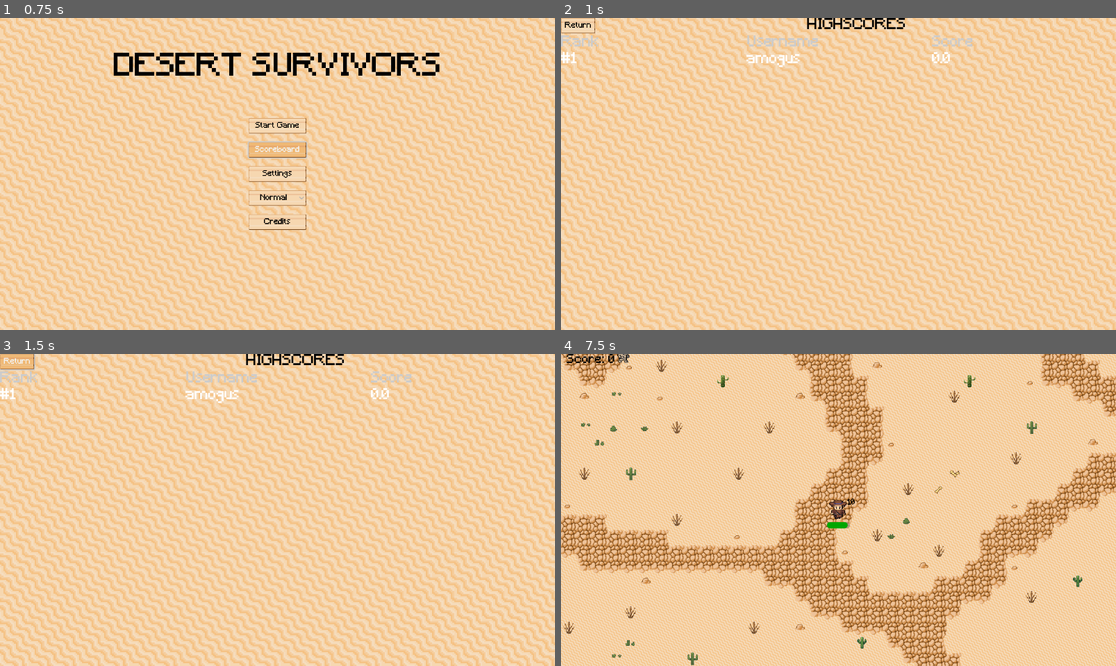
Above: before the commit, frames 1-4 (two rows, left to right).
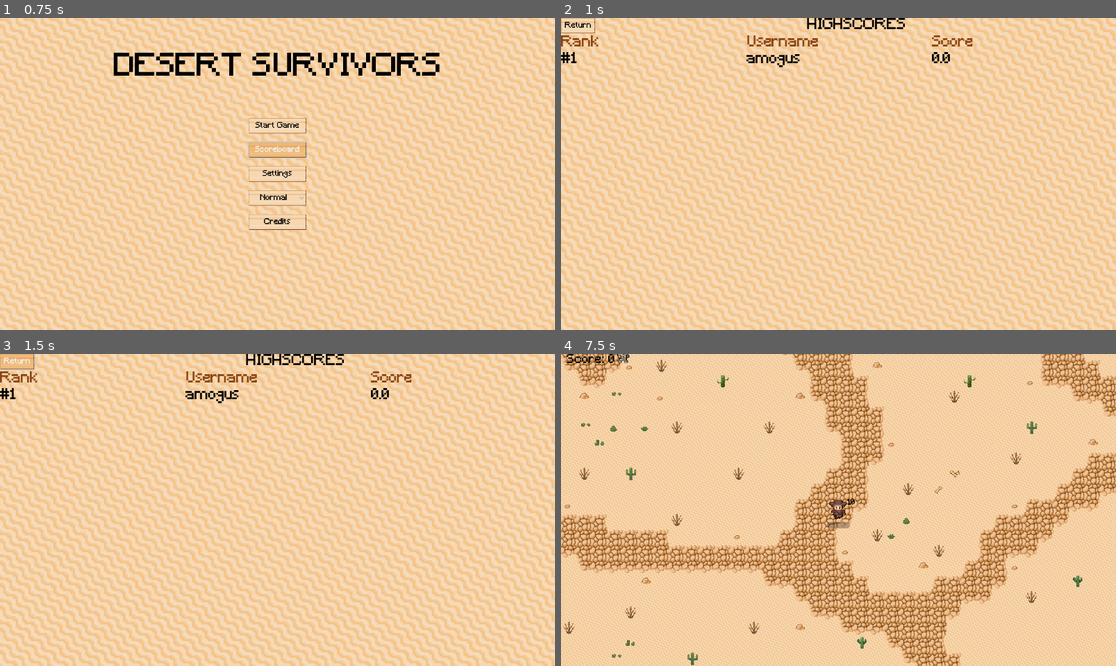
Above: after the commit, the same moments.

Repository: elloco02/gae-final-assignment
Game: Godot game, scene res://main_menu/main_menu.tscn
Same seed, same stepped clock (60 frames per second), same inputs: the game is played once before the commit and once after it. Sound files missing from this copy of the repository are replaced by a short silence.
Inputs (mouse positions are in pixels of both pictures, inside the frame that each line leads up to):
- Up to frame 1 (0.75 s): click "Scoreboard" at 0.5 s
- Up to frame 2 (1 s): no input
- Up to frame 3 (1.5 s): click "Return" at 1.25 s
- Up to frame 4 (7.5 s): click "Start Game" at 2 s; tap Enter at 2.75 s; move the mouse to (960, 494) at 2.77 s; hold D (right) 2.78-3.53 s; click (960, 494) at 2.85 s; move the mouse to (727, 525) at 3.52 s; hold S (down) 3.53-4.28 s; click (727, 525) at 3.6 s; move the mouse to (894, 441) at 4.27 s; hold D (right) 4.28-5.03 s; click (894, 441) at 4.35 s; move the mouse to (810, 572) at 5.02 s; hold W (up) 5.03-5.78 s; click (810, 572) at 5.1 s; move the mouse to (1005, 556) at 5.77 s; hold A (left) 5.78-7.28 s; click (1005, 556) at 5.85 s; tap R (reload) at 6.4 s; move the mouse to (672, 463) at 6.52 s; click (672, 463) at 6.6 s; move the mouse to (866, 510) at 7.27 s; hold S (down) from 7.28 s (still down); click (866, 510) at 7.35 s

Frame 1 is identical in both runs. In frame 2, 0.8% of the frame differs, in the area x 0-75%, y 5-16%; in frame 3, 0.8%; in frame 4, less than 0.1%.

Commit message:
added bg

Diff:
--- a/neues-spiel/death_screen/death_screen.tscn
+++ b/neues-spiel/death_screen/death_screen.tscn
@@ -1,6 +1,8 @@
-[gd_scene load_steps=4 format=3 uid="uid://dttmuvle25sxv"]
+[gd_scene load_steps=6 format=3 uid="uid://dttmuvle25sxv"]
 
+[ext_resource type="Theme" uid="uid://b5yn6363jrcyb" path="res://assets/fonts/default.tres" id="1_03nxu"]
 [ext_resource type="Script" uid="uid://djqqstxi80cqd" path="res://death_screen/death_screen.gd" id="1_s3166"]
+[ext_resource type="Texture2D" uid="uid://c47kvhpulks5y" path="res://assets/Tilemap/TileMap.png" id="2_nk1bp"]
 
 [sub_resource type="StyleBoxFlat" id="StyleBoxFlat_yekh7"]
 bg_color = Color(0.355314, 0.355314, 0.355313, 1)
@@ -32,6 +34,7 @@
 anchor_bottom = 1.0
 grow_horizontal = 2
 grow_vertical = 2
+theme = ExtResource("1_03nxu")
 script = ExtResource("1_s3166")
 
 [node name="Background" type="TextureRect" parent="."]
@@ -41,6 +44,7 @@
 anchor_bottom = 1.0
 grow_horizontal = 2
 grow_vertical = 2
+texture = ExtResource("2_nk1bp")
 expand_mode = 1
 
 [node name="DeathLabel" type="Label" parent="."]
--- a/neues-spiel/player/player.gd
+++ b/neues-spiel/player/player.gd
@@ -74,7 +74,7 @@
 func take_damage() -> void:
 	await get_tree().create_timer(health_regeneration_time).timeout
 	var attack := Attack.new()
-	attack.attack_damage = 10.0
+	attack.attack_damage = 100.0
 	health_component.damage(attack)
 
 func update_animation() -> void:
--- a/neues-spiel/score_board/scoreboard.gd
+++ b/neues-spiel/score_board/scoreboard.gd
@@ -6,8 +6,8 @@
 
 const HEADER_FONT_SIZE = 30
 const ENTRY_FONT_SIZE = 30
-const HEADER_COLOR = Color(0.8, 0.8, 0.8)
-const ENTRY_COLOR = Color.WHITE
+const HEADER_COLOR = Color.SADDLE_BROWN
+const ENTRY_COLOR = Color.BLACK
 const RANK_MIN_WIDTH = 80
 const NAME_MIN_WIDTH = 300
 const SCORE_MIN_WIDTH = 120
